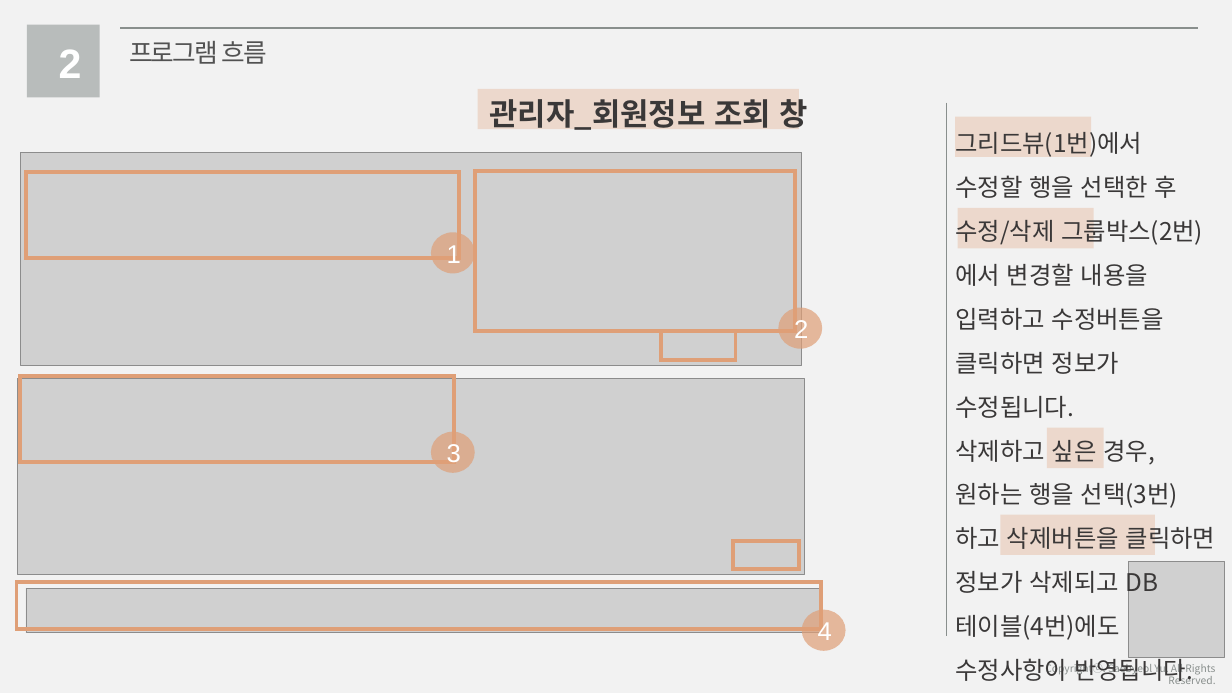
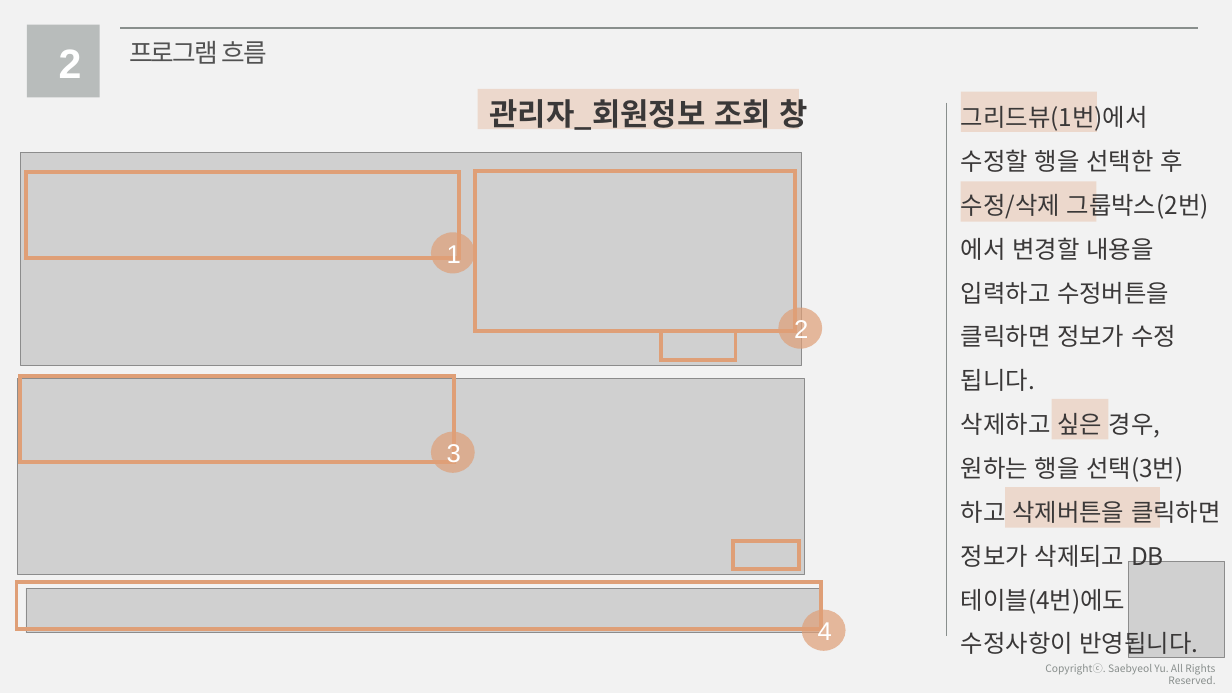
Before and after one commit to haileykim5418/hosting, a slide deck: slide 15 of 포폴_ppt3.pptx. Drawn at 1232x693 pixels with LibreOffice and Linux fonts; fonts in the diff are those of the drawing; grey boxes stand for pictures. Boxes give left, top, right and bottom in pixels: in the first picture for what was removed or moved away, otherwise in the second. Text is boxed around its words. In the diff, an @@ line names an element or a change of style, - is before the commit and + after.

```diff
--- a/포폴_ppt3.pptx
+++ b/포폴_ppt3.pptx
@@ text at (x1=961, y1=106, x2=1209, y2=391): spaces changed @@
-그리드뷰(1번)에서 수정할 행을 선택한 후 수정/삭제 그룹박스(2번)에서 변경할 내용을 입력하고 수정버튼을 클릭하면 정보가 수정됩니다.
+그리드뷰(1번)에서 수정할 행을 선택한 후 수정/삭제 그룹박스(2번)에서 변경할 내용을 입력하고 수정버튼을 클릭하면 정보가 수정 됩니다.
@@ 2 rectangles, 1 text moved together from (x1=955, y1=116, x2=1216, y2=684) to (x1=961, y1=91, x2=1221, y2=658) @@
@@ rectangle moved from (x1=1047, y1=428, x2=1104, y2=469) to (x1=1052, y1=399, x2=1108, y2=440) @@
@@ rectangle moved from (x1=1001, y1=515, x2=1155, y2=555) to (x1=1006, y1=487, x2=1160, y2=528) @@
```
Also in this commit, not shown: 8 other slides changed, 23 other files.
